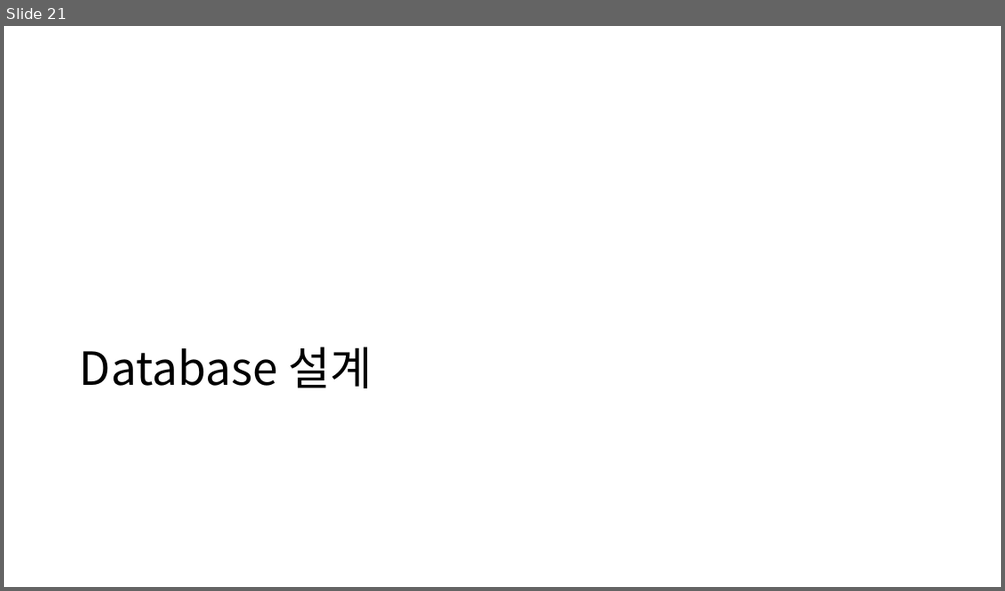
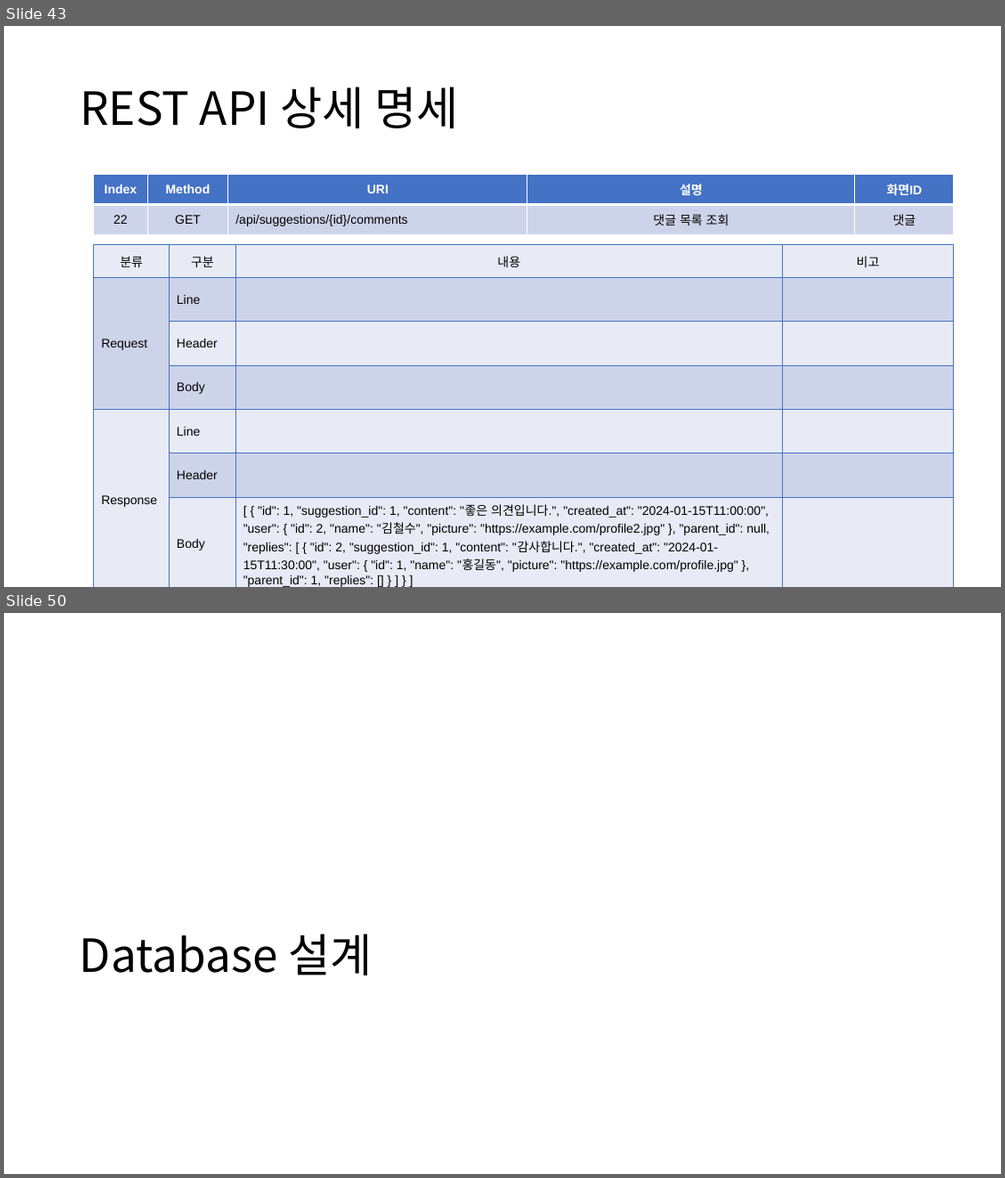
Before and after one commit to kimyuchan-1/MiniProject, a slide deck: 미니프로젝트계획서.pptx. Shown one above the other, each under a label of ours: slide 21 before the commit, slides 43 and 50 after it; the slides between them are not shown. The pictures are 1005x591 and 1005x1178 pixels, drawn with LibreOffice and Linux fonts; fonts in the diff are those of the drawing. Boxes give left, top, right and bottom in pixels: in the first picture for what was removed or moved away, otherwise in the second. Text is boxed around its words. In the diff, an @@ line names an element or a change of style, - is before the commit and + after.

```diff
--- a/미니프로젝트계획서.pptx
+++ b/미니프로젝트계획서.pptx
@@ slide 43 added at [4,26,1001,587], background #FFFFFF @@
@@ title added at [80,87,458,128], 44 pt, text #000000 @@
+REST API 상세 명세
@@ table added at [94,174,954,234], 2 rows, 5 columns @@
+Index | Method | URI | 설명 | 화면ID
+22 | GET | /api/suggestions/{id}/comments | 댓글 목록 조회 | 댓글
@@ table added at [94,245,954,587], 7 rows, 4 columns @@
+분류 | 구분 | 내용 | 비고
+Request | Line |  | 
+ | Header |  | 
+ | Body |  | 
+Response | Line |  | 
+ | Header |  | 
+ | Body | [ { "id": 1, "suggestion_id": 1, "content": "좋은 의견입니다.", "created_at": "2024-01-15T11:00:00", "user": { "id": 2, "name": "김철수", "picture": "https://example.com/profile2.jpg" }, "parent_id": null, "replies": [ { "id": 2, "suggestion_id": 1, "content": "감사합니다.", "created_at": "2024-01-15T11:30:00", "user": { "id": 1, "name": "홍길동", "picture": "https://example.com/profile.jpg" }, "parent_id": 1, "replies": [] } ] } ] | 
@@ what was slide 21 is now slide 50 @@
```
Also in this commit, not shown: 4 slides changed, 28 other slides added, 11 other files.
